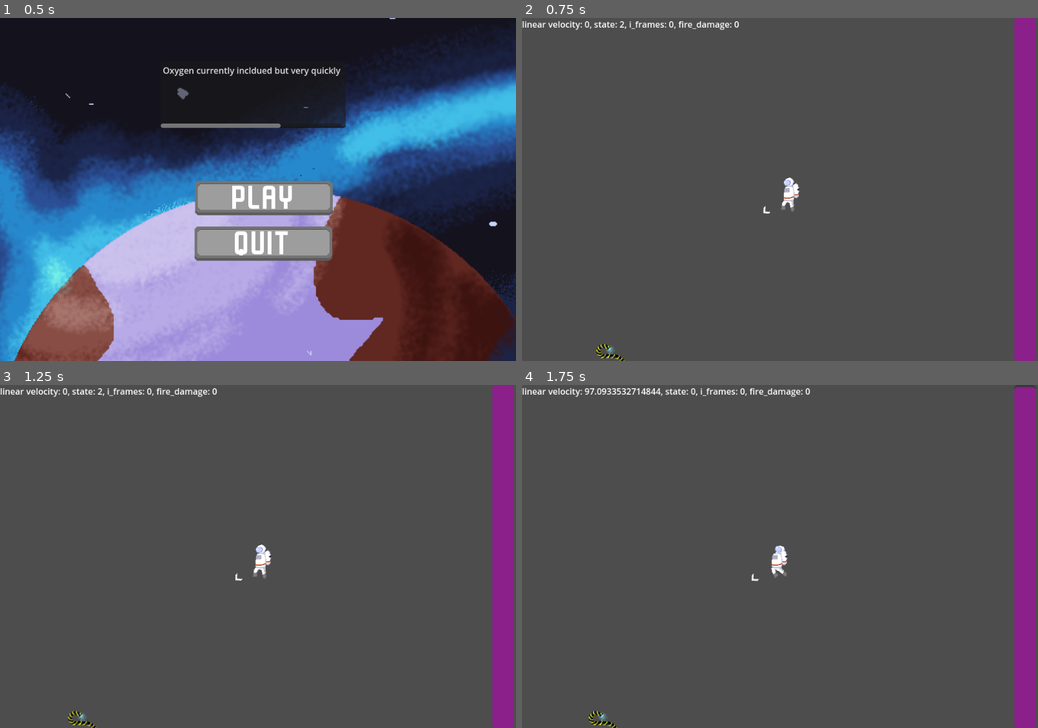
Above: before the commit, frames 1-4 (two rows, left to right).
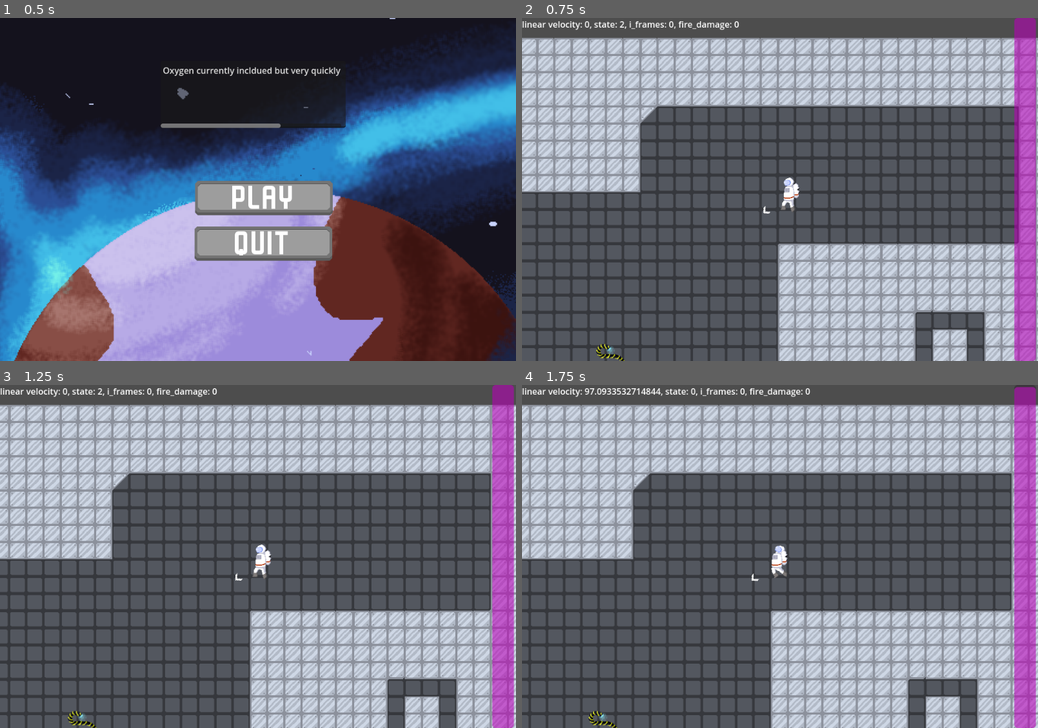
Above: after the commit, the same moments.

Repository: OllieOA/depressurization
Game: Godot game, scene res://StartMenuFolder/start_menu.tscn
Two runs of this game, one before a commit and one after it. Both use one fixed random seed, a clock stepped at 60 frames per second and the inputs below. Sound files missing from this copy of the repository are replaced by a short silence.
Inputs (mouse positions are in pixels of both pictures, inside the frame that each line leads up to):
- Up to frame 1 (0.5 s): no input
- Up to frame 2 (0.75 s): click (785, 196) at 0.5 s
- Up to frame 3 (1.25 s): no input
- Up to frame 4 (1.75 s): move the mouse to (893, 539) at 1.27 s; tap Space (launch) at 1.35 s

Frame 1 is identical in both runs. In frame 2, 43% of the frame differs, in the area x 0-100%, y 5-100%; in frame 3, 44%; in frame 4, 44%.

Commit message:
Fix bugs maybe

Diff:
--- a/Elzi-Assets/prototype_level_Elzi.tres
+++ b/Elzi-Assets/prototype_level_Elzi.tres
@@ -1,11 +1,11 @@
 [gd_resource type="TileSet" load_steps=13 format=3 uid="uid://bby4bapeybvgn"]
 
-[ext_resource type="Texture2D" uid="uid://b051ik752f4fh" path="res://Elzi-Assets/ramps.png" id="1_yu5jc"]
-[ext_resource type="Texture2D" uid="uid://ickg8y7hfexw" path="res://Elzi-Assets/TilesV2.png" id="2_6a4eq"]
-[ext_resource type="Texture2D" uid="uid://ckwmuk5e1jtt2" path="res://prototypes/background tiles test2.png" id="3_8j6i7"]
-[ext_resource type="Texture2D" uid="uid://7c2h5jxwwu61" path="res://prototypes/background tiles test.png" id="4_5ugde"]
-[ext_resource type="Texture2D" uid="uid://dqsnex628qjey" path="res://final assets/windows.png" id="5_btgh7"]
-[ext_resource type="Texture2D" uid="uid://cj57etwg0i3tl" path="res://prototypes/blank textures.png" id="6_uv2v4"]
+[ext_resource type="Texture2D" uid="uid://71kmuyivij2o" path="res://Elzi-Assets/ramps.png" id="1_yu5jc"]
+[ext_resource type="Texture2D" uid="uid://dd6wc2l6v2vrl" path="res://Elzi-Assets/TilesV2.png" id="2_6a4eq"]
+[ext_resource type="Texture2D" uid="uid://bpjxdrxp73wrh" path="res://final assets/background tiles test2.png" id="3_8j6i7"]
+[ext_resource type="Texture2D" uid="uid://dp4cmmafuklc0" path="res://prototypes/background tiles test.png" id="4_5ugde"]
+[ext_resource type="Texture2D" uid="uid://bon5o3y24dmiu" path="res://final assets/windows.png" id="5_btgh7"]
+[ext_resource type="Texture2D" uid="uid://b8ofdh8ou1jy6" path="res://final assets/blank textures.png" id="6_uv2v4"]
 
 [sub_resource type="TileSetAtlasSource" id="TileSetAtlasSource_2kjke"]
 texture = ExtResource("1_yu5jc")
@@ -115,187 +115,87 @@
 0:0/0/terrain_set = 0
 0:0/0/physics_layer_0/linear_velocity = Vector2(0, 0)
 0:0/0/physics_layer_0/angular_velocity = 0.0
-0:0/0/physics_layer_0/polygon_0/points = PackedVector2Array(-64, -2, 1.5, 0, 2.5, 64, -64, 64)
-0:0/0/terrains_peering_bit/bottom_left_corner = 0
 1:0/0 = 0
 1:0/0/terrain_set = 0
 1:0/0/physics_layer_0/linear_velocity = Vector2(0, 0)
 1:0/0/physics_layer_0/angular_velocity = 0.0
-1:0/0/physics_layer_0/polygon_0/points = PackedVector2Array(0.5, -64, 64, -64, 64, 64, 0.5, 64)
-1:0/0/terrains_peering_bit/right_side = 0
-1:0/0/terrains_peering_bit/bottom_right_corner = 0
-1:0/0/terrains_peering_bit/top_right_corner = 0
 2:0/0 = 0
 2:0/0/terrain_set = 0
 2:0/0/physics_layer_0/linear_velocity = Vector2(0, 0)
 2:0/0/physics_layer_0/angular_velocity = 0.0
-2:0/0/physics_layer_0/polygon_0/points = PackedVector2Array(-64, -64, 0.5, -64, 1.5, 1, 64, 0, 64, 64, 1.5, 64, -64, 64, -64, -1)
-2:0/0/terrains_peering_bit/bottom_right_corner = 0
-2:0/0/terrains_peering_bit/bottom_side = 0
-2:0/0/terrains_peering_bit/bottom_left_corner = 0
-2:0/0/terrains_peering_bit/left_side = 0
-2:0/0/terrains_peering_bit/top_left_corner = 0
 3:0/0 = 0
 3:0/0/terrain_set = 0
 3:0/0/physics_layer_0/linear_velocity = Vector2(0, 0)
 3:0/0/physics_layer_0/angular_velocity = 0.0
-3:0/0/physics_layer_0/polygon_0/points = PackedVector2Array(-64, -1, 64, 0, 64, 64, -64, 64)
-3:0/0/terrains_peering_bit/bottom_right_corner = 0
-3:0/0/terrains_peering_bit/bottom_side = 0
-3:0/0/terrains_peering_bit/bottom_left_corner = 0
 4:0/0 = 0
 4:0/0/terrain_set = 0
 4:0/0/physics_layer_0/linear_velocity = Vector2(0, 0)
 4:0/0/physics_layer_0/angular_velocity = 0.0
-4:0/0/physics_layer_0/polygon_0/points = PackedVector2Array(64, -64, 64, 64, -64, 64)
-4:0/0/terrains_peering_bit/right_side = 0
-4:0/0/terrains_peering_bit/bottom_right_corner = 0
-4:0/0/terrains_peering_bit/bottom_side = 0
 5:0/0 = 0
 5:0/0/terrain_set = 0
 5:0/0/physics_layer_0/linear_velocity = Vector2(0, 0)
 5:0/0/physics_layer_0/angular_velocity = 0.0
-5:0/0/physics_layer_0/polygon_0/points = PackedVector2Array(-64, -64, 64, 64, -64, 64)
-5:0/0/terrains_peering_bit/bottom_side = 0
-5:0/0/terrains_peering_bit/bottom_left_corner = 0
-5:0/0/terrains_peering_bit/left_side = 0
 6:0/0 = 0
 6:0/0/terrain_set = 0
 6:0/0/physics_layer_0/linear_velocity = Vector2(0, 0)
 6:0/0/physics_layer_0/angular_velocity = 0.0
-6:0/0/physics_layer_0/polygon_0/points = PackedVector2Array(-64, -64, 0.5, -64, 64, -64, 64, 0, 1.5, 64, -64, 64, -64, -1)
-6:0/0/terrains_peering_bit/right_side = 0
-6:0/0/terrains_peering_bit/bottom_side = 0
-6:0/0/terrains_peering_bit/bottom_left_corner = 0
-6:0/0/terrains_peering_bit/left_side = 0
-6:0/0/terrains_peering_bit/top_left_corner = 0
-6:0/0/terrains_peering_bit/top_side = 0
-6:0/0/terrains_peering_bit/top_right_corner = 0
 0:1/0 = 0
 0:1/0/terrain_set = 0
 0:1/0/physics_layer_0/linear_velocity = Vector2(0, 0)
 0:1/0/physics_layer_0/angular_velocity = 0.0
-0:1/0/physics_layer_0/polygon_0/points = PackedVector2Array(-64, -64, -0.5, -64, 0.5, -3, 64, -2, 64, 64, 3.5, 64, -1.5, -1, -64, -1)
-0:1/0/terrains_peering_bit/bottom_right_corner = 0
-0:1/0/terrains_peering_bit/top_left_corner = 0
 1:1/0 = 0
 1:1/0/terrain_set = 0
 1:1/0/physics_layer_0/linear_velocity = Vector2(0, 0)
 1:1/0/physics_layer_0/angular_velocity = 0.0
-1:1/0/physics_layer_0/polygon_0/points = PackedVector2Array(-0.5, 0, 0.5, -64, 64, -64, 64, 0, 64, 64, 1.5, 64, -64, 64, -64, -1)
-1:1/0/terrains_peering_bit/right_side = 0
-1:1/0/terrains_peering_bit/bottom_right_corner = 0
-1:1/0/terrains_peering_bit/bottom_side = 0
-1:1/0/terrains_peering_bit/bottom_left_corner = 0
-1:1/0/terrains_peering_bit/top_right_corner = 0
 2:1/0 = 0
 2:1/0/terrain_set = 0
 2:1/0/terrain = 0
 2:1/0/physics_layer_0/linear_velocity = Vector2(0, 0)
 2:1/0/physics_layer_0/angular_velocity = 0.0
-2:1/0/physics_layer_0/polygon_0/points = PackedVector2Array(-64, -64, 0.5, -64, 64, -64, 64, 0, 64, 64, 1.5, 64, -64, 64, -64, -1)
-2:1/0/terrains_peering_bit/right_side = 0
-2:1/0/terrains_peering_bit/bottom_right_corner = 0
-2:1/0/terrains_peering_bit/bottom_side = 0
-2:1/0/terrains_peering_bit/bottom_left_corner = 0
-2:1/0/terrains_peering_bit/left_side = 0
-2:1/0/terrains_peering_bit/top_left_corner = 0
-2:1/0/terrains_peering_bit/top_side = 0
-2:1/0/terrains_peering_bit/top_right_corner = 0
 3:1/0 = 0
 3:1/0/terrain_set = 0
 3:1/0/physics_layer_0/linear_velocity = Vector2(0, 0)
 3:1/0/physics_layer_0/angular_velocity = 0.0
-3:1/0/physics_layer_0/polygon_0/points = PackedVector2Array(-64, -64, 0.5, -64, 64, -64, 64, 0, 0.5, -2, 1.5, 64, -64, 64, -64, -1)
-3:1/0/terrains_peering_bit/bottom_left_corner = 0
-3:1/0/terrains_peering_bit/left_side = 0
-3:1/0/terrains_peering_bit/top_left_corner = 0
-3:1/0/terrains_peering_bit/top_side = 0
-3:1/0/terrains_peering_bit/top_right_corner = 0
 4:1/0 = 0
 4:1/0/terrain_set = 0
 4:1/0/physics_layer_0/linear_velocity = Vector2(0, 0)
 4:1/0/physics_layer_0/angular_velocity = 0.0
-4:1/0/physics_layer_0/polygon_0/points = PackedVector2Array(-64, -64, 64, -64, 64, 64)
-4:1/0/terrains_peering_bit/right_side = 0
-4:1/0/terrains_peering_bit/top_side = 0
-4:1/0/terrains_peering_bit/top_right_corner = 0
 5:1/0 = 0
 5:1/0/terrain_set = 0
 5:1/0/physics_layer_0/linear_velocity = Vector2(0, 0)
 5:1/0/physics_layer_0/angular_velocity = 0.0
-5:1/0/physics_layer_0/polygon_0/points = PackedVector2Array(-64, -64, 64, -64, -64, 64)
-5:1/0/terrains_peering_bit/left_side = 0
-5:1/0/terrains_peering_bit/top_left_corner = 0
-5:1/0/terrains_peering_bit/top_side = 0
 6:1/0 = 0
 6:1/0/terrain_set = 0
 6:1/0/physics_layer_0/linear_velocity = Vector2(0, 0)
 6:1/0/physics_layer_0/angular_velocity = 0.0
-6:1/0/physics_layer_0/polygon_0/points = PackedVector2Array(0.5, -64, 64, -64, 64, 0, 64, 64, 1.5, 64, -64, 64, -64, -1)
-6:1/0/terrains_peering_bit/right_side = 0
-6:1/0/terrains_peering_bit/bottom_right_corner = 0
-6:1/0/terrains_peering_bit/bottom_side = 0
-6:1/0/terrains_peering_bit/bottom_left_corner = 0
-6:1/0/terrains_peering_bit/left_side = 0
-6:1/0/terrains_peering_bit/top_side = 0
-6:1/0/terrains_peering_bit/top_right_corner = 0
 0:2/0 = 0
 0:2/0/terrain_set = 0
 0:2/0/physics_layer_0/linear_velocity = Vector2(0, 0)
 0:2/0/physics_layer_0/angular_velocity = 0.0
-0:2/0/physics_layer_0/polygon_0/points = PackedVector2Array(1.5, -64, 64, -64, 64, 1, -1.5, 1)
-0:2/0/terrains_peering_bit/top_right_corner = 0
 1:2/0 = 0
 1:2/0/terrain_set = 0
 1:2/0/physics_layer_0/linear_velocity = Vector2(0, 0)
 1:2/0/physics_layer_0/angular_velocity = 0.0
-1:2/0/physics_layer_0/polygon_0/points = PackedVector2Array(-64, -64, 64, -64, 64, -2, -64, -3)
-1:2/0/terrains_peering_bit/top_left_corner = 0
-1:2/0/terrains_peering_bit/top_side = 0
-1:2/0/terrains_peering_bit/top_right_corner = 0
 2:2/0 = 0
 2:2/0/terrain_set = 0
 2:2/0/physics_layer_0/linear_velocity = Vector2(0, 0)
 2:2/0/physics_layer_0/angular_velocity = 0.0
-2:2/0/physics_layer_0/polygon_0/points = PackedVector2Array(-64, -64, 0.5, -64, 64, -64, 64, 0, 64, 64, 1.5, 64, -0.5, -2, -64, -1)
-2:2/0/terrains_peering_bit/right_side = 0
-2:2/0/terrains_peering_bit/bottom_right_corner = 0
-2:2/0/terrains_peering_bit/top_left_corner = 0
-2:2/0/terrains_peering_bit/top_side = 0
-2:2/0/terrains_peering_bit/top_right_corner = 0
 3:2/0 = 0
 3:2/0/terrain_set = 0
 3:2/0/physics_layer_0/linear_velocity = Vector2(0, 0)
 3:2/0/physics_layer_0/angular_velocity = 0.0
-3:2/0/physics_layer_0/polygon_0/points = PackedVector2Array(-64, -64, -1.5, -64, 0.5, 64, -64, 64)
-3:2/0/terrains_peering_bit/bottom_left_corner = 0
-3:2/0/terrains_peering_bit/left_side = 0
-3:2/0/terrains_peering_bit/top_left_corner = 0
 4:2/0 = 0
 4:2/0/terrain_set = 0
 4:2/0/physics_layer_0/linear_velocity = Vector2(0, 0)
 4:2/0/physics_layer_0/angular_velocity = 0.0
-4:2/0/physics_layer_0/polygon_0/points = PackedVector2Array(64, -1, 64, 64, -4.5, 64)
-4:2/0/terrains_peering_bit/bottom_right_corner = 0
 5:2/0 = 0
 5:2/0/terrain_set = 0
 5:2/0/physics_layer_0/linear_velocity = Vector2(0, 0)
 5:2/0/physics_layer_0/angular_velocity = 0.0
-5:2/0/physics_layer_0/polygon_0/points = PackedVector2Array(3.5, 64, -64, 64, -64, -1)
-5:2/0/terrains_peering_bit/bottom_left_corner = 0
 6:2/0 = 0
 6:2/0/terrain_set = 0
 6:2/0/physics_layer_0/linear_velocity = Vector2(0, 0)
 6:2/0/physics_layer_0/angular_velocity = 0.0
-6:2/0/physics_layer_0/polygon_0/points = PackedVector2Array(-64, -64, 0.5, -64, 64, 0, 64, 64, 1.5, 64, -64, 64, -64, -1)
-6:2/0/terrains_peering_bit/right_side = 0
-6:2/0/terrains_peering_bit/bottom_right_corner = 0
-6:2/0/terrains_peering_bit/bottom_side = 0
-6:2/0/terrains_peering_bit/bottom_left_corner = 0
-6:2/0/terrains_peering_bit/left_side = 0
-6:2/0/terrains_peering_bit/top_left_corner = 0
-6:2/0/terrains_peering_bit/top_side = 0
 0:3/0 = 0
 0:3/0/terrain_set = 0
 0:3/0/physics_layer_0/linear_velocity = Vector2(0, 0)
@@ -304,45 +204,26 @@
 1:3/0/terrain_set = 0
 1:3/0/physics_layer_0/linear_velocity = Vector2(0, 0)
 1:3/0/physics_layer_0/angular_velocity = 0.0
-1:3/0/physics_layer_0/polygon_0/points = PackedVector2Array(-2.5, -1, 64, 1, 64, 64, 2.5, 64)
-1:3/0/terrains_peering_bit/bottom_right_corner = 0
 2:3/0 = 0
 2:3/0/terrain_set = 0
 2:3/0/physics_layer_0/linear_velocity = Vector2(0, 0)
 2:3/0/physics_layer_0/angular_velocity = 0.0
-2:3/0/physics_layer_0/polygon_0/points = PackedVector2Array(-3.5, -1, -0.5, -64, 64, -64, 64, 2, 1.5, 2, 3.5, 64, -64, 64, -64, -1)
-2:3/0/terrains_peering_bit/bottom_left_corner = 0
-2:3/0/terrains_peering_bit/top_right_corner = 0
 3:3/0 = 0
 3:3/0/terrain_set = 0
 3:3/0/physics_layer_0/linear_velocity = Vector2(0, 0)
 3:3/0/physics_layer_0/angular_velocity = 0.0
-3:3/0/physics_layer_0/polygon_0/points = PackedVector2Array(-64, -64, -1.5, -64, -1.5, 2, -64, 2)
-3:3/0/terrains_peering_bit/top_left_corner = 0
 4:3/0 = 0
 4:3/0/terrain_set = 0
 4:3/0/physics_layer_0/linear_velocity = Vector2(0, 0)
 4:3/0/physics_layer_0/angular_velocity = 0.0
-4:3/0/physics_layer_0/polygon_0/points = PackedVector2Array(-1.5, -64, 64, -64, 64, 4)
-4:3/0/terrains_peering_bit/top_right_corner = 0
 5:3/0 = 0
 5:3/0/terrain_set = 0
 5:3/0/physics_layer_0/linear_velocity = Vector2(0, 0)
 5:3/0/physics_layer_0/angular_velocity = 0.0
-5:3/0/physics_layer_0/polygon_0/points = PackedVector2Array(-64, 4, -64, -64, 1.5, -64)
-5:3/0/terrains_peering_bit/top_left_corner = 0
 6:3/0 = 0
 6:3/0/terrain_set = 0
 6:3/0/physics_layer_0/linear_velocity = Vector2(0, 0)
 6:3/0/physics_layer_0/angular_velocity = 0.0
-6:3/0/physics_layer_0/polygon_0/points = PackedVector2Array(-64, -64, 0.5, -64, 64, -64, 64, 0, 64, 64, 1.5, 64, -64, -1)
-6:3/0/terrains_peering_bit/right_side = 0
-6:3/0/terrains_peering_bit/bottom_right_corner = 0
-6:3/0/terrains_peering_bit/bottom_side = 0
-6:3/0/terrains_peering_bit/left_side = 0
-6:3/0/terrains_peering_bit/top_left_corner = 0
-6:3/0/terrains_peering_bit/top_side = 0
-6:3/0/terrains_peering_bit/top_right_corner = 0
 
 [sub_resource type="TileSetAtlasSource" id="TileSetAtlasSource_cxt2x"]
 texture = ExtResource("3_8j6i7")
@@ -435,164 +316,68 @@
 0:0/0/terrain_set = 1
 0:0/0/physics_layer_0/linear_velocity = Vector2(0, 0)
 0:0/0/physics_layer_0/angular_velocity = 0.0
-0:0/0/terrains_peering_bit/right_side = 0
-0:0/0/terrains_peering_bit/bottom_right_corner = 0
-0:0/0/terrains_peering_bit/bottom_left_corner = 1
-0:0/0/terrains_peering_bit/top_left_corner = 0
-0:0/0/terrains_peering_bit/top_side = 0
-0:0/0/terrains_peering_bit/top_right_corner = 0
 1:0/0 = 0
 1:0/0/terrain_set = 1
 1:0/0/physics_layer_0/linear_velocity = Vector2(0, 0)
 1:0/0/physics_layer_0/angular_velocity = 0.0
-1:0/0/terrains_peering_bit/right_side = 1
-1:0/0/terrains_peering_bit/bottom_right_corner = 1
-1:0/0/terrains_peering_bit/bottom_left_corner = 0
-1:0/0/terrains_peering_bit/left_side = 0
-1:0/0/terrains_peering_bit/top_left_corner = 0
-1:0/0/terrains_peering_bit/top_right_corner = 1
 2:0/0 = 0
 2:0/0/terrain_set = 1
 2:0/0/physics_layer_0/linear_velocity = Vector2(0, 0)
 2:0/0/physics_layer_0/angular_velocity = 0.0
-2:0/0/terrains_peering_bit/bottom_right_corner = 1
-2:0/0/terrains_peering_bit/bottom_side = 1
-2:0/0/terrains_peering_bit/bottom_left_corner = 1
-2:0/0/terrains_peering_bit/left_side = 1
-2:0/0/terrains_peering_bit/top_left_corner = 1
-2:0/0/terrains_peering_bit/top_right_corner = 0
 3:0/0 = 0
 3:0/0/terrain_set = 1
 3:0/0/physics_layer_0/linear_velocity = Vector2(0, 0)
 3:0/0/physics_layer_0/angular_velocity = 0.0
-3:0/0/terrains_peering_bit/bottom_right_corner = 1
-3:0/0/terrains_peering_bit/bottom_side = 1
-3:0/0/terrains_peering_bit/bottom_left_corner = 1
-3:0/0/terrains_peering_bit/top_left_corner = 0
-3:0/0/terrains_peering_bit/top_side = 0
-3:0/0/terrains_peering_bit/top_right_corner = 0
 0:1/0 = 0
 0:1/0/terrain_set = 1
 0:1/0/physics_layer_0/linear_velocity = Vector2(0, 0)
 0:1/0/physics_layer_0/angular_velocity = 0.0
-0:1/0/terrains_peering_bit/bottom_right_corner = 1
-0:1/0/terrains_peering_bit/bottom_left_corner = 0
-0:1/0/terrains_peering_bit/top_left_corner = 1
-0:1/0/terrains_peering_bit/top_right_corner = 0
 1:1/0 = 0
 1:1/0/terrain_set = 1
 1:1/0/physics_layer_0/linear_velocity = Vector2(0, 0)
 1:1/0/physics_layer_0/angular_velocity = 0.0
-1:1/0/terrains_peering_bit/right_side = 1
-1:1/0/terrains_peering_bit/bottom_right_corner = 1
-1:1/0/terrains_peering_bit/bottom_side = 1
-1:1/0/terrains_peering_bit/bottom_left_corner = 1
-1:1/0/terrains_peering_bit/top_left_corner = 0
-1:1/0/terrains_peering_bit/top_right_corner = 1
 2:1/0 = 0
 2:1/0/terrain_set = 1
 2:1/0/terrain = 1
 2:1/0/physics_layer_0/linear_velocity = Vector2(0, 0)
 2:1/0/physics_layer_0/angular_velocity = 0.0
-2:1/0/terrains_peering_bit/right_side = 1
-2:1/0/terrains_peering_bit/bottom_right_corner = 1
-2:1/0/terrains_peering_bit/bottom_side = 1
-2:1/0/terrains_peering_bit/bottom_left_corner = 1
-2:1/0/terrains_peering_bit/left_side = 1
-2:1/0/terrains_peering_bit/top_left_corner = 1
-2:1/0/terrains_peering_bit/top_side = 1
-2:1/0/terrains_peering_bit/top_right_corner = 1
 3:1/0 = 0
 3:1/0/terrain_set = 1
 3:1/0/physics_layer_0/linear_velocity = Vector2(0, 0)
 3:1/0/physics_layer_0/angular_velocity = 0.0
-3:1/0/terrains_peering_bit/bottom_right_corner = 0
-3:1/0/terrains_peering_bit/bottom_left_corner = 1
-3:1/0/terrains_peering_bit/left_side = 1
-3:1/0/terrains_peering_bit/top_left_corner = 1
-3:1/0/terrains_peering_bit/top_side = 1
-3:1/0/terrains_peering_bit/top_right_corner = 1
 0:2/0 = 0
 0:2/0/terrain_set = 1
 0:2/0/physics_layer_0/linear_velocity = Vector2(0, 0)
 0:2/0/physics_layer_0/angular_velocity = 0.0
-0:2/0/terrains_peering_bit/bottom_right_corner = 0
-0:2/0/terrains_peering_bit/bottom_side = 0
-0:2/0/terrains_peering_bit/bottom_left_corner = 0
-0:2/0/terrains_peering_bit/left_side = 0
-0:2/0/terrains_peering_bit/top_left_corner = 0
-0:2/0/terrains_peering_bit/top_right_corner = 1
 1:2/0 = 0
 1:2/0/terrain_set = 1
 1:2/0/physics_layer_0/linear_velocity = Vector2(0, 0)
 1:2/0/physics_layer_0/angular_velocity = 0.0
-1:2/0/terrains_peering_bit/bottom_right_corner = 0
-1:2/0/terrains_peering_bit/bottom_side = 0
-1:2/0/terrains_peering_bit/bottom_left_corner = 0
-1:2/0/terrains_peering_bit/top_left_corner = 1
-1:2/0/terrains_peering_bit/top_side = 1
-1:2/0/terrains_peering_bit/top_right_corner = 1
 2:2/0 = 0
 2:2/0/terrain_set = 1
 2:2/0/physics_layer_0/linear_velocity = Vector2(0, 0)
 2:2/0/physics_layer_0/angular_velocity = 0.0
-2:2/0/terrains_peering_bit/right_side = 1
-2:2/0/terrains_peering_bit/bottom_right_corner = 1
-2:2/0/terrains_peering_bit/bottom_left_corner = 0
-2:2/0/terrains_peering_bit/top_left_corner = 1
-2:2/0/terrains_peering_bit/top_side = 1
-2:2/0/terrains_peering_bit/top_right_corner = 1
 3:2/0 = 0
 3:2/0/terrain_set = 1
 3:2/0/physics_layer_0/linear_velocity = Vector2(0, 0)
 3:2/0/physics_layer_0/angular_velocity = 0.0
-3:2/0/terrains_peering_bit/right_side = 0
-3:2/0/terrains_peering_bit/bottom_right_corner = 0
-3:2/0/terrains_peering_bit/bottom_left_corner = 1
-3:2/0/terrains_peering_bit/left_side = 1
-3:2/0/terrains_peering_bit/top_left_corner = 1
-3:2/0/terrains_peering_bit/top_right_corner = 0
 0:3/0 = 0
 0:3/0/terrain_set = 1
 0:3/0/terrain = 0
 0:3/0/physics_layer_0/linear_velocity = Vector2(0, 0)
 0:3/0/physics_layer_0/angular_velocity = 0.0
-0:3/0/terrains_peering_bit/right_side = 0
-0:3/0/terrains_peering_bit/bottom_right_corner = 0
-0:3/0/terrains_peering_bit/bottom_side = 0
-0:3/0/terrains_peering_bit/bottom_left_corner = 0
-0:3/0/terrains_peering_bit/left_side = 0
-0:3/0/terrains_peering_bit/top_left_corner = 0
-0:3/0/terrains_peering_bit/top_side = 0
-0:3/0/terrains_peering_bit/top_right_corner = 0
 1:3/0 = 0
 1:3/0/terrain_set = 1
 1:3/0/physics_layer_0/linear_velocity = Vector2(0, 0)
 1:3/0/physics_layer_0/angular_velocity = 0.0
-1:3/0/terrains_peering_bit/bottom_right_corner = 1
-1:3/0/terrains_peering_bit/bottom_left_corner = 0
-1:3/0/terrains_peering_bit/left_side = 0
-1:3/0/terrains_peering_bit/top_left_corner = 0
-1:3/0/terrains_peering_bit/top_side = 0
-1:3/0/terrains_peering_bit/top_right_corner = 0
 2:3/0 = 0
 2:3/0/terrain_set = 1
 2:3/0/physics_layer_0/linear_velocity = Vector2(0, 0)
 2:3/0/physics_layer_0/angular_velocity = 0.0
-2:3/0/terrains_peering_bit/bottom_right_corner = 0
-2:3/0/terrains_peering_bit/bottom_left_corner = 1
-2:3/0/terrains_peering_bit/top_left_corner = 0
-2:3/0/terrains_peering_bit/top_right_corner = 1
 3:3/0 = 0
 3:3/0/terrain_set = 1
 3:3/0/physics_layer_0/linear_velocity = Vector2(0, 0)
 3:3/0/physics_layer_0/angular_velocity = 0.0
-3:3/0/terrains_peering_bit/right_side = 0
-3:3/0/terrains_peering_bit/bottom_right_corner = 0
-3:3/0/terrains_peering_bit/bottom_side = 0
-3:3/0/terrains_peering_bit/bottom_left_corner = 0
-3:3/0/terrains_peering_bit/top_left_corner = 1
-3:3/0/terrains_peering_bit/top_right_corner = 0
 
 [sub_resource type="TileSetAtlasSource" id="TileSetAtlasSource_4pups"]
 texture = ExtResource("6_uv2v4")
Not shown: 1 places in StartMenuFolder/start_menu.tscn that only renumber resources
Not shown: 1 places in level/fire_hazard.tscn that only renumber resources
